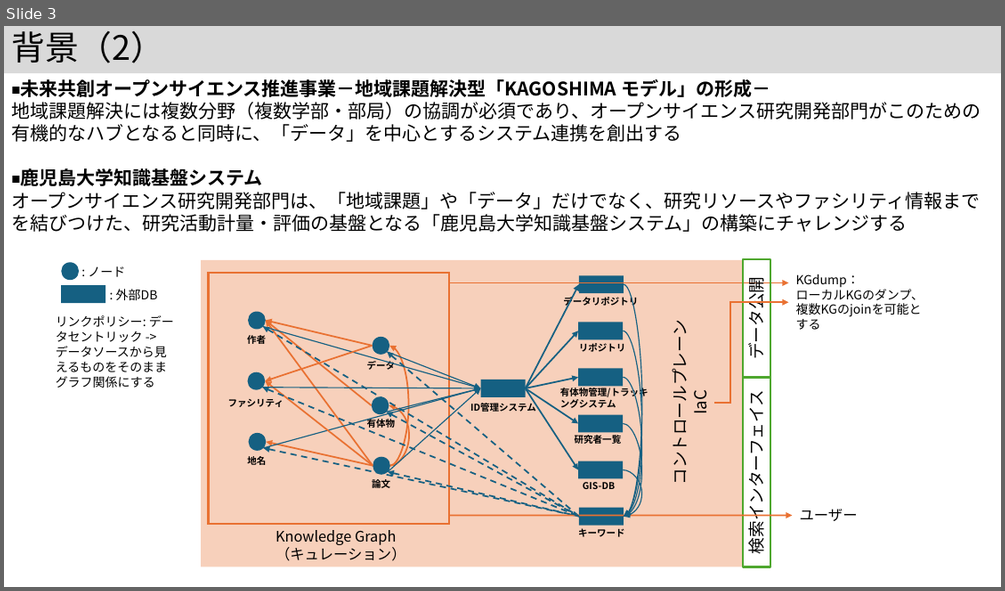
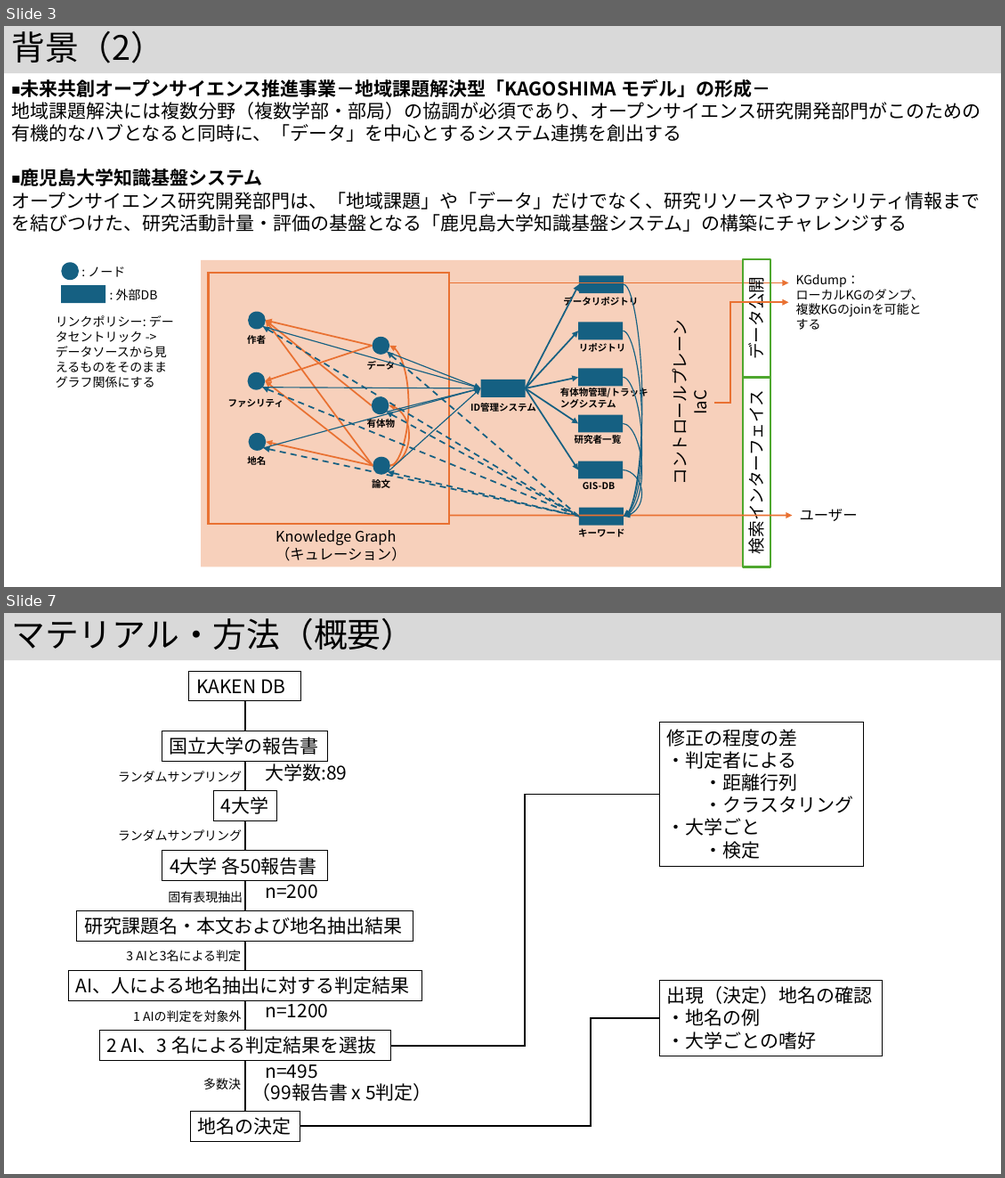
Before and after one commit to kouamano/nihongo-region-name-extract, a slide deck: jsik2026taikai.pptx. Shown one above the other, each under a label of ours: slide 3 before the commit, slides 3 and 7 after it; the slides between them are not shown. The pictures are 1005x591 and 1005x1178 pixels, drawn with LibreOffice and Linux fonts; fonts in the diff are those of the drawing. Boxes give left, top, right and bottom in pixels: in the first picture for what was removed or moved away, otherwise in the second. Text is boxed around its words. In the diff, an @@ line names an element or a change of style, - is before the commit and + after.

```diff
--- a/jsik2026taikai.pptx
+++ b/jsik2026taikai.pptx
@@ slide 7 added at bbox=[4, 613, 1001, 1174], background #FFFFFF @@
@@ title added at bbox=[4, 613, 1001, 660], fill #D9D9D9, 32.4 pt, text #000000 @@
+マテリアル・方法（概要）
@@ rectangle added at bbox=[189, 671, 301, 700], outline #000000 0.75 pt, 18 pt, text #000000 @@
+KAKEN DB
@@ line added from (245, 701) to (245, 731), #000000 1.5 pt @@
@@ rectangle added at bbox=[162, 731, 328, 761], outline #000000 0.75 pt, 18 pt, text #000000 @@
+国立大学の報告書
@@ rectangle added at bbox=[660, 722, 864, 866], outline #000000 0.75 pt, 18 pt, text #000000 @@
+修正の程度の差
+・判定者による
+・距離行列
+・クラスタリング
+・大学ごと
+・検定
@@ text added at bbox=[118, 771, 242, 782], 12 pt, text #000000 @@
+ランダムサンプリング
@@ line added from (245, 761) to (245, 791), #000000 1.5 pt @@
@@ text added at bbox=[265, 761, 347, 781], 18 pt, text #000000 @@
+大学数:89
@@ rectangle added at bbox=[213, 791, 277, 821], outline #000000 0.75 pt, 18 pt, text #000000 @@
+4大学
@@ elbow line added from (390, 1046) to (660, 794), #000000 1.5 pt @@
@@ line added from (245, 821) to (245, 851), #000000 1.5 pt @@
@@ text added at bbox=[118, 829, 242, 841], 12 pt, text #000000 @@
+ランダムサンプリング
@@ rectangle added at bbox=[162, 851, 328, 881], outline #000000 0.75 pt, 18 pt, text #000000 @@
+4大学 各50報告書
@@ text added at bbox=[168, 891, 243, 902], 12 pt, text #000000 @@
+固有表現抽出
@@ line added from (245, 881) to (245, 910), #000000 1.5 pt @@
@@ text added at bbox=[265, 880, 317, 899], 18 pt, text #000000 @@
+n=200
@@ rectangle added at bbox=[77, 910, 413, 941], outline #000000 0.75 pt, 18 pt, text #000000 @@
+研究課題名・本文および地名抽出結果
@@ text added at bbox=[126, 949, 241, 961], 12 pt, text #000000 @@
+3 AIと3名による判定
@@ line added from (245, 941) to (245, 971), #000000 1.5 pt @@
@@ rectangle added at bbox=[68, 971, 422, 1000], outline #000000 0.75 pt, 18 pt, text #000000 @@
+AI、人による地名抽出に対する判定結果
@@ rectangle added at bbox=[660, 981, 882, 1055], outline #000000 0.75 pt, 18 pt, text #000000 @@
+出現（決定）地名の確認
+・地名の例
+・大学ごとの嗜好
@@ text added at bbox=[133, 1010, 242, 1022], 12 pt, text #000000 @@
+1 AIの判定を対象外
@@ line added from (245, 1000) to (245, 1030), #000000 1.5 pt @@
@@ text added at bbox=[265, 1000, 328, 1018], 18 pt, text #000000 @@
+n=1200
@@ rectangle added at bbox=[100, 1030, 390, 1060], outline #000000 0.75 pt, 18 pt, text #000000 @@
+2 AI、3 名による判定結果を選抜
@@ elbow line added from (299, 1126) to (660, 1018), #000000 1.5 pt @@
@@ line added from (245, 1061) to (245, 1111), #000000 1.5 pt @@
@@ text added at bbox=[265, 1060, 317, 1078], 18 pt, text #000000 @@
+n=495
@@ text added at bbox=[203, 1078, 241, 1089], 12 pt, text #000000 @@
+多数決
@@ text added at bbox=[252, 1083, 432, 1101], 18 pt, text #000000 @@
+（99報告書 x 5判定）
@@ rectangle added at bbox=[190, 1111, 299, 1141], outline #000000 0.75 pt, 18 pt, text #000000 @@
+地名の決定
```
Also in this commit, not shown: 3 slides changed, 5 other slides added, 1 other file.
